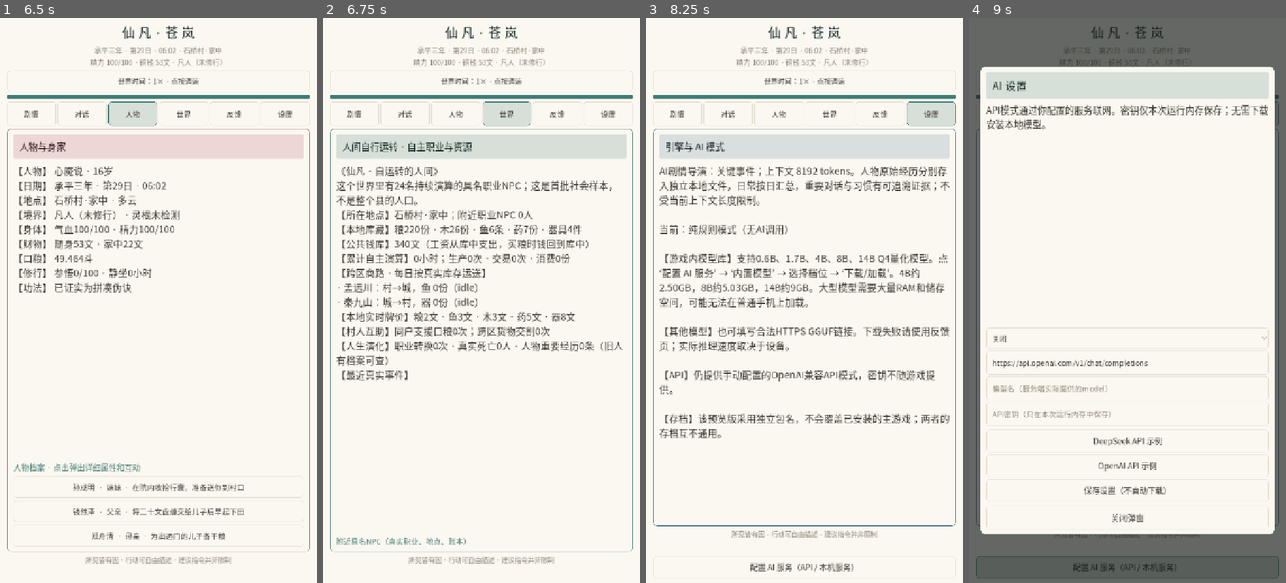
Above: before the commit, frames 1-4 (left to right).
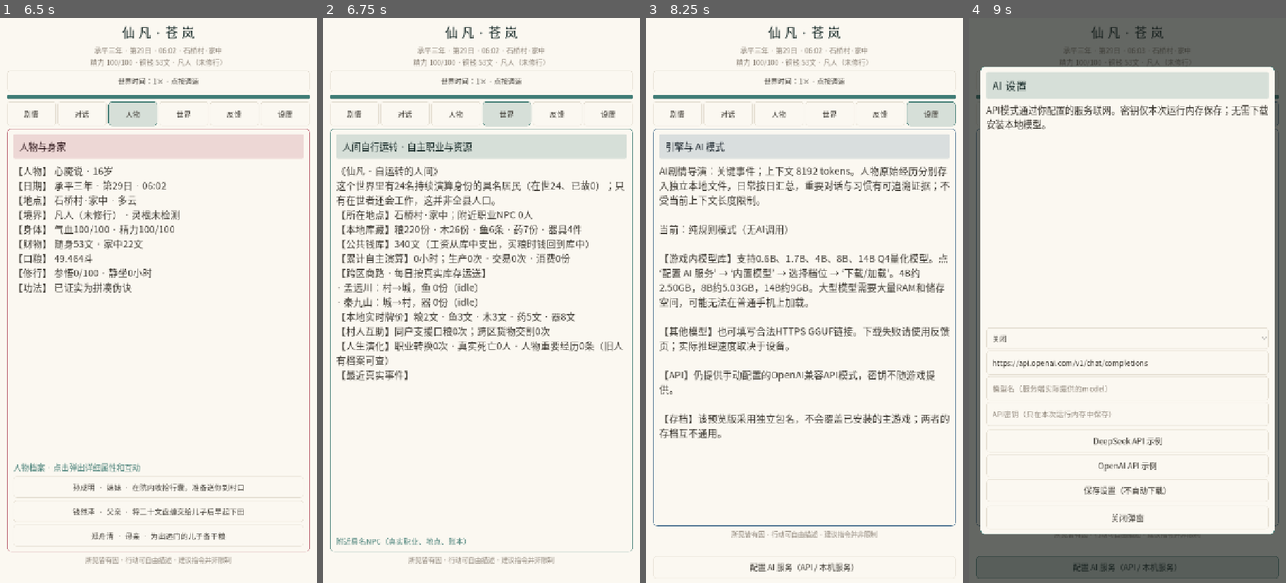
Above: after the commit, the same moments.

Repository: 160701541-cell/xinyanshuo
Game: Godot game, scene res://main.tscn
The game is run twice, just before and just after one commit, with the same random seed, the same clock (stepped at 60 frames per second) and the same inputs.
Inputs (mouse positions are in pixels of both pictures, inside the frame that each line leads up to):
- Up to frame 1 (6.5 s): click (133, 566) at 0.52 s; type "12" at 0.6 s; click "世界时间：1× · 点按调速" at 1.25 s; click "世界时间：5× · 点按调速" at 2 s; click "世界时间：20× · 点按调速" at 2.75 s; click "世界时间：暂停 · 点按调速" at 3.5 s; click "剧情" at 4.25 s; click "对话" at 5 s; click "人物" at 5.75 s
- Up to frame 2 (6.75 s): click "世界" at 6.5 s
- Up to frame 3 (8.25 s): click "反馈" at 7.25 s; click "设置" at 8 s
- Up to frame 4 (9 s): click "配置 AI 服务（API / 本机服务）" at 8.75 s

Frame 1 is identical in both runs. In frame 2, 1.0% of the frame differs, in the area x 4-96%, y 28-34%; in frame 3, less than 0.1%; in frame 4, nothing differs.

Commit message:
fix(world): distinguish living NPC headcount from deceased historical identities

Diff:
--- a/projects/xianfan-living-world/android-text/scripts/society_sim.gd
+++ b/projects/xianfan-living-world/android-text/scripts/society_sim.gd
@@ -621,13 +621,17 @@
 
 static func report(society: Dictionary, current_place: String) -> String:
     var actors: Dictionary=society.get("agents",{})
+    var living:=0
+    for person in actors.values():
+        if bool(person.get("alive",true)): living+=1
     var nearby:=near_people(society,current_place)
     var region:=_zone("石桥村") if current_place.begins_with("石桥村") else "城"
     var economy: Dictionary=society.get("regions",{}).get(region,{})
     var supply: Dictionary=economy.get("stock",{})
     var lines: Array[String]=[
         "《仙凡 · 自运转的人间》",
-        "这个世界里有%d名持续演算的具名职业NPC；这是首批社会样本，不是整个县的人口。" % actors.size(),
+        "这个世界里有%d名持续演算身份的具名居民（在世%d、已故%d）；只有在世者还会工作，这并非全县人口。" % [
+            actors.size(),living,actors.size()-living],
         "【所在地点】%s；附近职业NPC %d人" % [current_place,nearby.size()],
         "【本地库藏】粮%d份 · 木%d份 · 鱼%d条 · 药%d份 · 器具%d件" % [
             int(supply.get("粮",0)),int(supply.get("木",0)),int(supply.get("鱼",0)),
